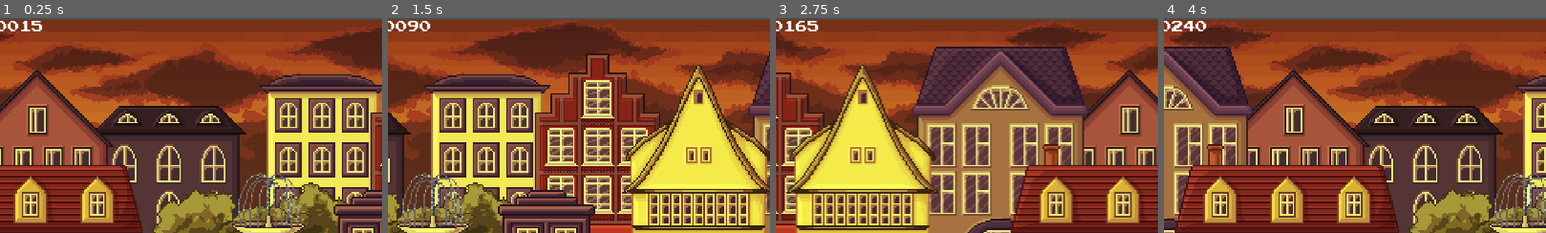
Above: before the commit, frames 1-4 (left to right).
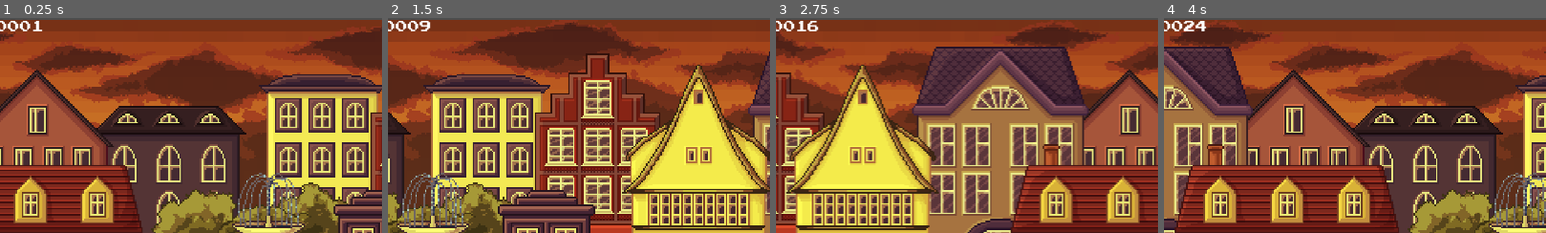
Above: after the commit, the same moments.

Repository: reddign/gamers
Game: Godot game, scene res://main.tscn
Same seed, same stepped clock (60 frames per second), same inputs: the game is played once before the commit and once after it.
Inputs:
- Up to frame 1 (0.25 s): no input
- Up to frame 2 (1.5 s): tap Enter (ui_accept) at 0.5, 0.77 s
- Up to frame 3 (2.75 s): tap Enter (ui_accept) at 1.52 s
- Up to frame 4 (4 s): tap Enter (ui_accept) at 3.02, 3.77 s
The pictures show only the part of the screen within x 21-71%, y 0-50%; the shares and areas given below are measured in that part.

The runs differ from the first frame. In frame 1, 0.2% of the frame differs, in the area x 5-12%, y 1-7%; in frame 2, 0.1%; in frame 3, 0.3%; in frame 4, 0.3%, in the area x 2-12%, y 1-7%.

Commit message:
reworked score with smaller numbers

Diff:
--- a/web_src/games/jayrunner/jayrunner_src/score_label.gd
+++ b/web_src/games/jayrunner/jayrunner_src/score_label.gd
@@ -1,6 +1,7 @@
 extends Label
 
 var score:int = 0
+var displayScore:float = 0
 var game_over = false
 var frames_since_last_increment = 0
 var frames_per_increment = 30  # Increment score every 30 frames
@@ -11,7 +12,8 @@
 func _process(_delta: float) -> void:
 	if not game_over:
 		score += 1
-		text = "Score: %010d" % score
+		displayScore = float(score)/10
+		text = "Score: %010d" % displayScore
 
 func _on_obstacles_end_game() -> void:
 	game_over = true
@@ -19,9 +21,9 @@
 		JavaScriptBridge.eval("""
 			console.log('Sending game over message with score: %s');
 			window.parent.postMessage({type: 'gameOver', score: %s}, '*');
-		""" % [score, score])
+		""" % [displayScore, displayScore])
 	else:
-		print("Game Over! Score: %s" % score)
+		print("Game Over! Score: %s" % displayScore)
 
 func stop_scrolling():
 	game_over = true
@@ -29,6 +31,6 @@
 		JavaScriptBridge.eval("""
 			console.log('Sending game over message with score: %s');
 			window.parent.postMessage({type: 'gameOver', score: %s}, '*');
-		""" % [score, score])
+		""" % [displayScore, displayScore])
 	else:
-		print("Game Over! Score: %s" % score)
+		print("Game Over! Score: %s" % displayScore)
Not shown, changed: web_src/games/jayrunner/jayrunner_exports/jayrunner.html
Not shown, changed: web_src/games/jayrunner/jayrunner_exports/jayrunner.pck
